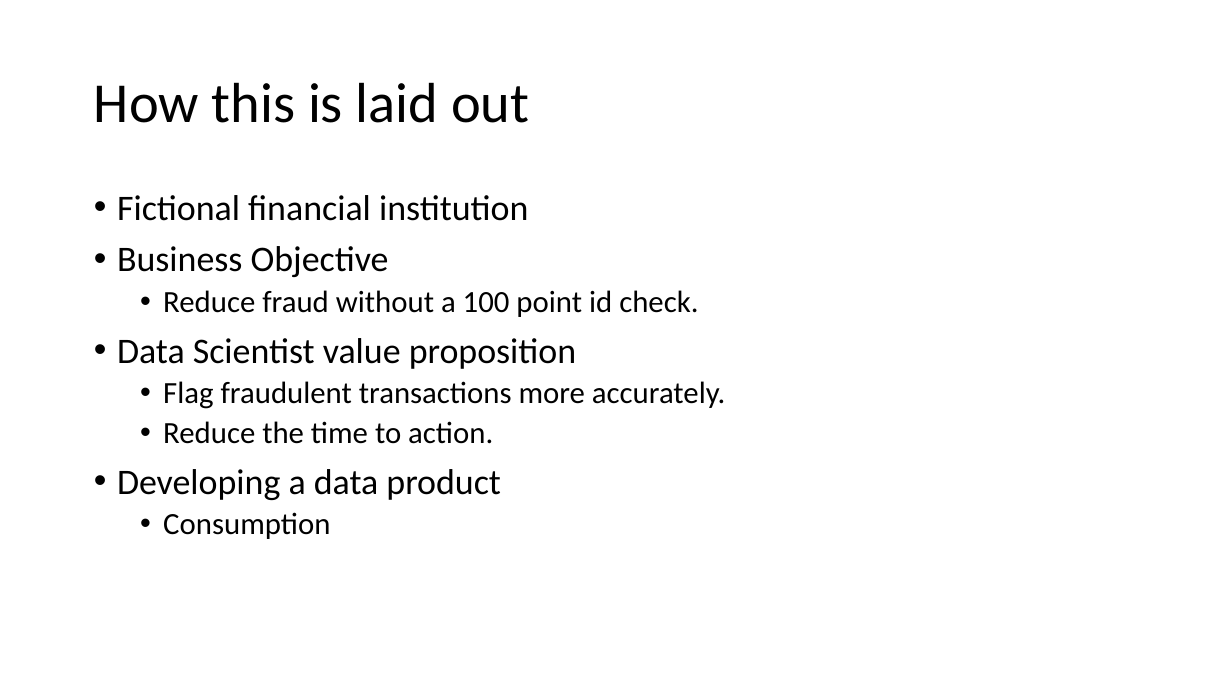
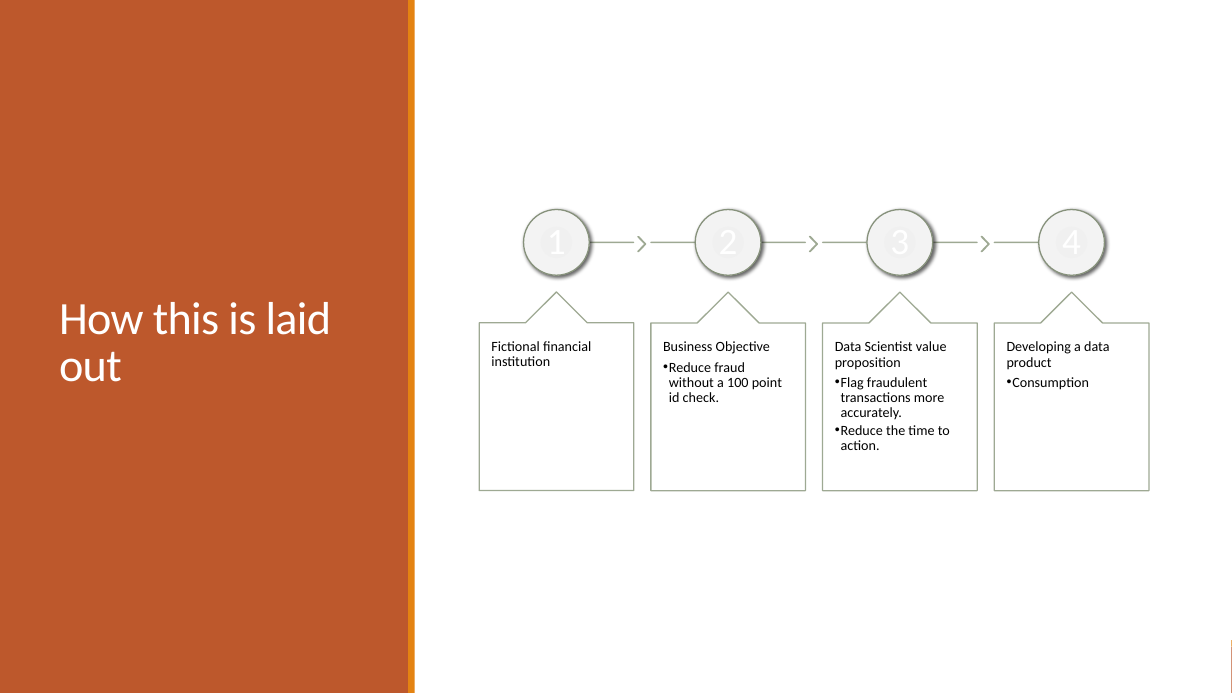
Before and after one commit to codeBehindMe/cbel, a slide deck: slide 5 of Nubes Lacus.pptx. Drawn at 1232x693 pixels with LibreOffice and Linux fonts; fonts in the diff are those of the drawing. Boxes give left, top, right and bottom in pixels: in the first picture for what was removed or moved away, otherwise in the second. Text is boxed around its words. In the diff, an @@ line names an element or a change of style, - is before the commit and + after.

```diff
--- a/Nubes Lacus.pptx
+++ b/Nubes Lacus.pptx
@@ rectangle added at box(0, 0, 1232, 693), fill #FFFFFF @@
@@ rectangle added at box(0, 0, 409, 693), fill #BD582C @@
@@ rectangle added at box(409, 0, 415, 693), fill #E48312 @@
@@ title "How this is laid out": place and size @@
-title "How this is laid out" at box(94, 82, 529, 123)
+title "How this is laid out" at box(59, 302, 332, 382)
@@ title "How this is laid out" at box(59, 302, 332, 382): size 44 to 36 pt, text colour #000000 to #FFFFFF, letter spacing 0 to -0.5 pt; line spacing 0.9 to 0.85 @@
@@ text removed at box(117, 195, 726, 539) @@
-• Fictional financial institution
-• Business Objective
-  • Reduce fraud without a 100 point id check.
-• Data Scientist value proposition
-  • Flag fraudulent transactions more accurately.
-  • Reduce the time to action.
-• Developing a data product
-  • Consumption
@@ group added at box(480, 210, 1149, 491): 4 rectangles, 4 ellipses, 4 up arrow callouts, 4 texts, 3 chevrons @@
+Fictional financial institution
+Business Objective
+  • Reduce fraud without a 100 point id check.
+Data Scientist value proposition
+  • Flag fraudulent transactions more accurately.
+  • Reduce the time to action.
+Developing a data product
+  • Consumption
@@ rectangle added at box(0, 647, 1232, 693), fill #BD582C @@
@@ rectangle added at box(0, 640, 1232, 647), fill #E48312 @@
```
Also in this commit, not shown: 6 other slides changed, 14 slides added, 1 slide removed, 4 other files.
